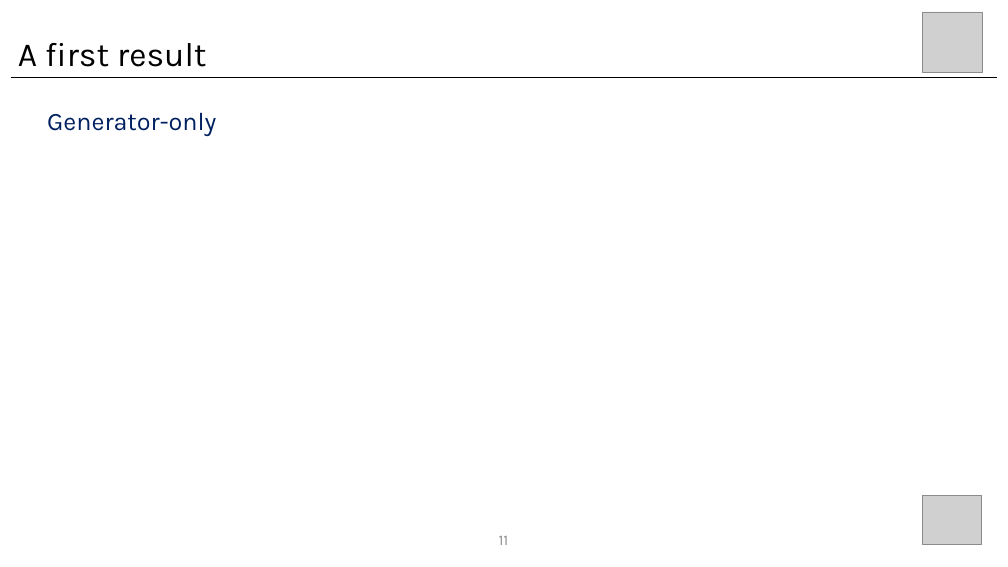
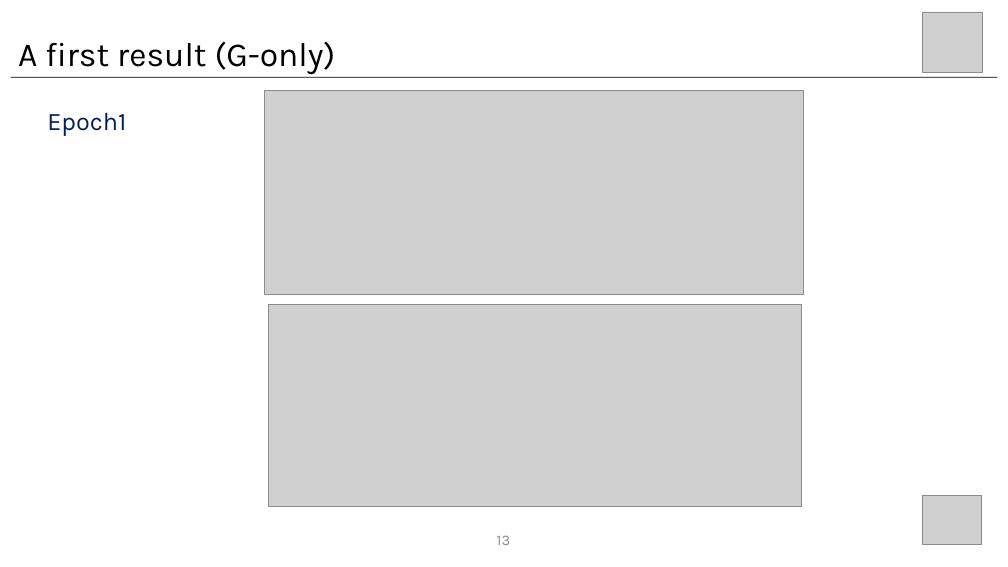
Before and after one commit to wangyi111/Building-Vectorization-3D, a slide deck: slide 13 of assets/reports/20201029_BuildNetwork.pptx (slide 11 before the commit). Drawn at 1008x567 pixels with LibreOffice and Linux fonts; fonts in the diff are those of the drawing; grey boxes stand for pictures. Boxes give left, top, right and bottom in pixels: in the first picture for what was removed or moved away, otherwise in the second. Text is boxed around its words. In the diff, an @@ line names an element or a change of style, - is before the commit and + after.

```diff
--- a/assets/reports/20201029_BuildNetwork.pptx
+++ b/assets/reports/20201029_BuildNetwork.pptx
@@ text at (x1=18, y1=41, x2=336, y2=75): text changed @@
-A first result
+A first result (G-only)
@@ line (11, 77) - (997, 77): stroke #000000 0.5 pt to #000000 0.75 pt @@
@@ text removed at (x1=47, y1=112, x2=216, y2=136) @@
-Generator-only
@@ text added at (x1=47, y1=112, x2=126, y2=136), 24 pt, text #002060 @@
+Epoch1
@@ picture added at (x1=265, y1=91, x2=803, y2=295) @@
@@ picture added at (x1=268, y1=305, x2=802, y2=507) @@
@@ page number at (x1=497, y1=535, x2=511, y2=545): text changed; text colour #8C8C8C to #8B8B8B @@
-11
+13
```
Also in this commit, not shown: 11 other slides changed, 5 slides added, 1 slide removed, 1 other file.
